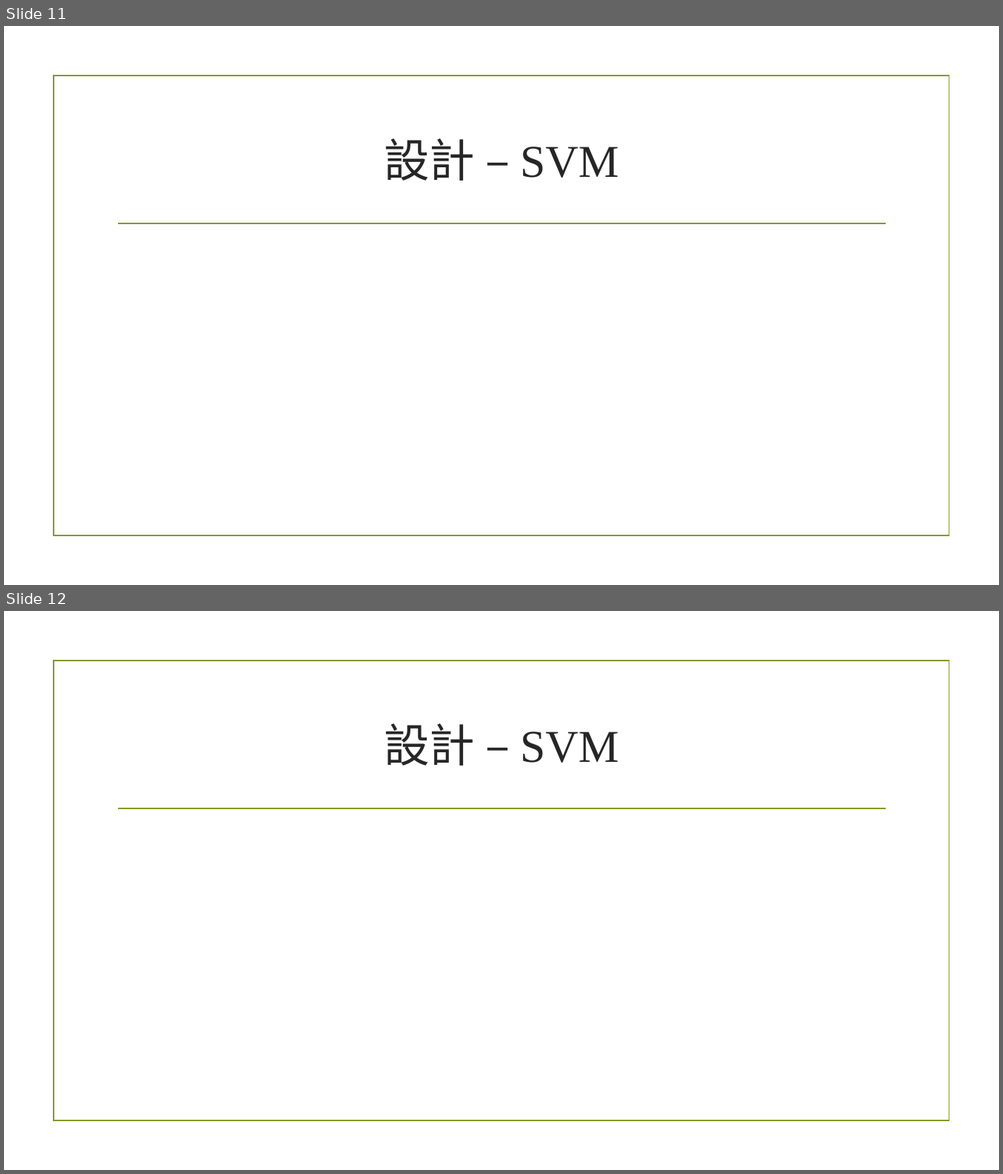
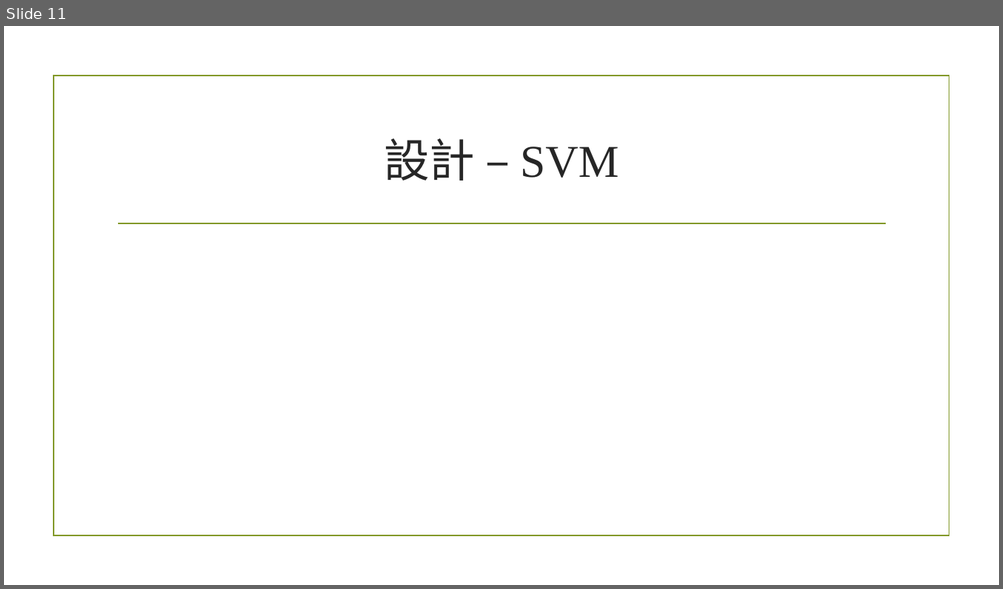
Before and after one commit to ErEcheLon/Mechine-Learning, a slide deck: Hw6/ML_PingPong.pptx. Shown one above the other, each under a label of ours: slides 11 and 12 before the commit, slide 11 after it. The pictures are 1003x1174 and 1003x589 pixels, drawn with LibreOffice and Linux fonts; fonts in the diff are those of the drawing; background and template pictures are left out. Boxes give left, top, right and bottom in pixels: in the first picture for what was removed or moved away, otherwise in the second. Text is boxed around its words. In the diff, an @@ line names an element or a change of style, - is before the commit and + after.

Commit message:
Hw6

```diff
--- a/Hw6/ML_PingPong.pptx
+++ b/Hw6/ML_PingPong.pptx
@@ slide 12 removed at (x1=4, y1=611, x2=999, y2=1170), background picture (left out); not listed: 2 template elements that a slide beside it also shows @@
@@ title removed at (x1=384, y1=723, x2=618, y2=766) @@
-設計 – SVM
```
